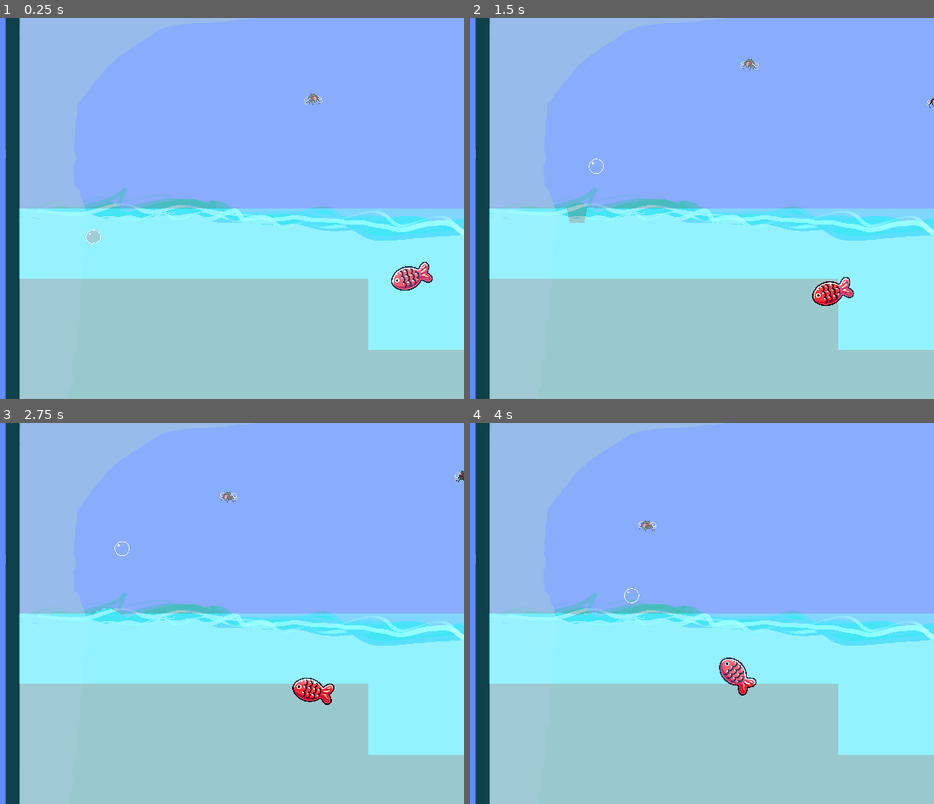
Above: before the commit, frames 1-4 (two rows, left to right).
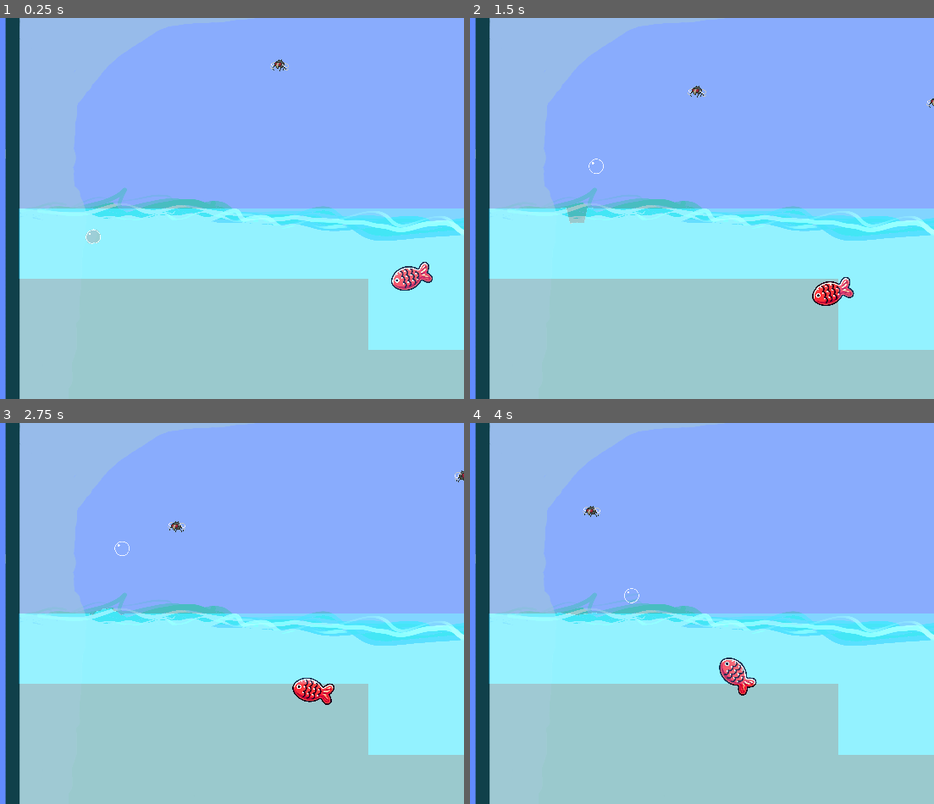
Above: after the commit, the same moments.

Repository: bcrandall0520/BubbleBois
Game: Godot game, scene res://test_main.tscn
The game is run twice, just before and just after one commit, with the same random seed, the same clock (stepped at 60 frames per second) and the same inputs.
Inputs (mouse positions are in pixels of both pictures, inside the frame that each line leads up to):
- Up to frame 1 (0.25 s): no input
- Up to frame 2 (1.5 s): tap Enter at 0.5 s; move the mouse to (743, 189) at 0.52 s; hold Down (player_1_fast_fall) 0.53-1.28 s; hold Right (player_1_right) from 0.53 s (still down); click (743, 189) at 0.67 s; tap Up (player_1_jump) at 0.77 s; move the mouse to (outside the picture) at 1.27 s; tap A (player_2_left) at 1.35 s
- Up to frame 3 (2.75 s): tap Up (player_1_jump) at 1.52 s; move the mouse to (194, 529) at 2.02 s; release Right (player_1_right) at 2.03 s; hold Left (player_1_left) from 2.03 s (still down); tap D (player_2_right) at 2.1 s
- Up to frame 4 (4 s): move the mouse to (562, 689) at 2.77 s; release Left (player_1_left) at 2.78 s; hold Right (player_1_right) from 2.78 s (still down); tap Down (player_1_fast_fall) at 2.85 s; click (562, 689) at 2.92 s; tap Up (player_1_jump) at 3.02, 3.77 s; move the mouse to (799, 670) at 3.52 s; tap A (player_2_left) at 3.6 s

The runs differ from the first frame. In frame 1, 0.1% of the frame differs, in the area x 58-70%, y 10-23%; in frame 2, 0.1%; in frame 3, 0.1%; in frame 4, 0.1%, in the area x 24-41%, y 21-29%.

Commit message:
First fly was a copy

Diff:
--- a/test_main.tscn
+++ b/test_main.tscn
@@ -59,9 +59,6 @@
 z_index = 1
 position = Vector2(18800, 0)
 scale = Vector2(4, 4)
-
-[node name="Fly" parent="." instance=ExtResource("3_23shv")]
-position = Vector2(3170, -3894)
 
 [node name="Ship" parent="." instance=ExtResource("3_jibpa")]
 position = Vector2(13552, -497)
@@ -144,3 +141,6 @@
 position = Vector2(36825, 1408)
 rotation = -0.226893
 scale = Vector2(3, 3)
+
+[node name="FlyNode8" parent="." instance=ExtResource("3_23shv")]
+position = Vector2(3098, -3854)
